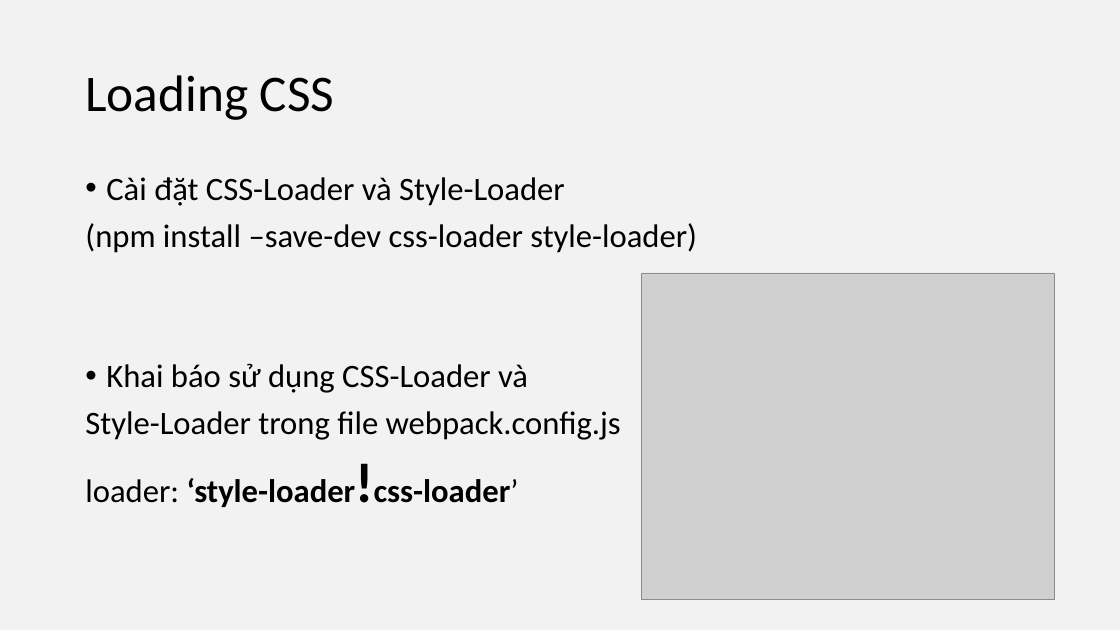
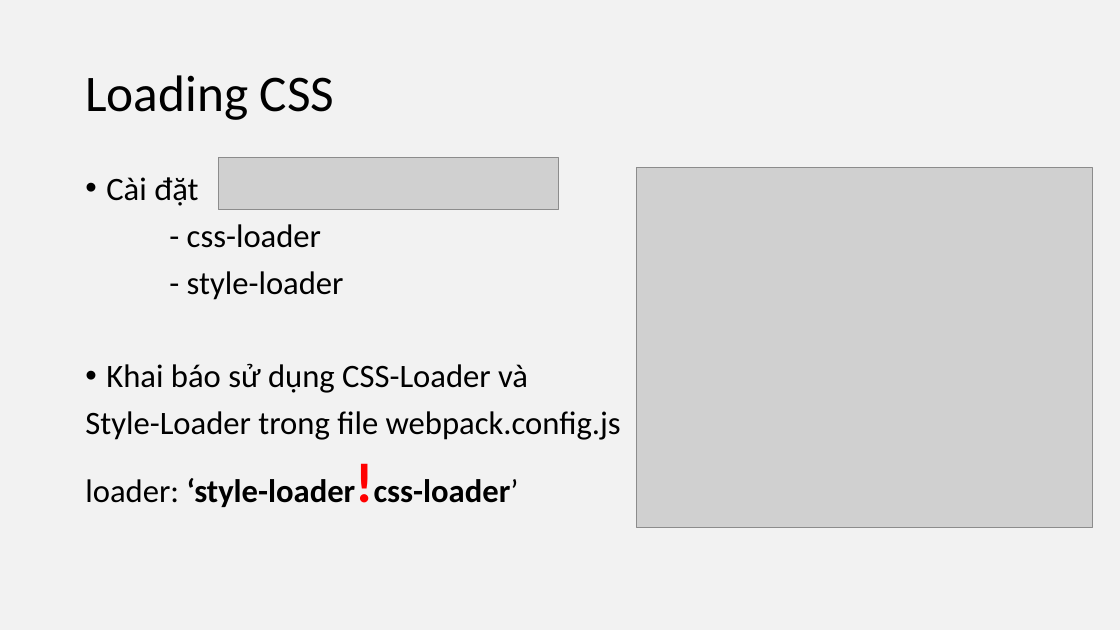
Before and after one commit to UDPT-2017/seminar-webpack-1412193-1412169, a slide deck: slide 9 of Sildewebpack.pptx. Drawn at 1120x630 pixels with LibreOffice and Linux fonts; fonts in the diff are those of the drawing; grey boxes stand for pictures. Boxes give left, top, right and bottom in pixels: in the first picture for what was removed or moved away, otherwise in the second. Text is boxed around its words. In the diff, an @@ line names an element or a change of style, - is before the commit and + after.

```diff
--- a/Sildewebpack.pptx
+++ b/Sildewebpack.pptx
@@ text at [106,177,344,300]: text changed @@
-• Cài đặt CSS-Loader và Style-Loader
-(npm install –save-dev css-loader style-loader)
+• Cài đặt
+- css-loader
+- style-loader
@@ picture added at [218,157,559,209] @@
@@ picture: place and size @@
-picture at [642,273,1055,600]
+picture at [637,168,1092,528]
@@ text at [85,478,519,507]: text colour #000000 to #FF0000 in "‘style-loader!css-loader’" @@
```
Also in this commit, not shown: 11 other slides changed.
